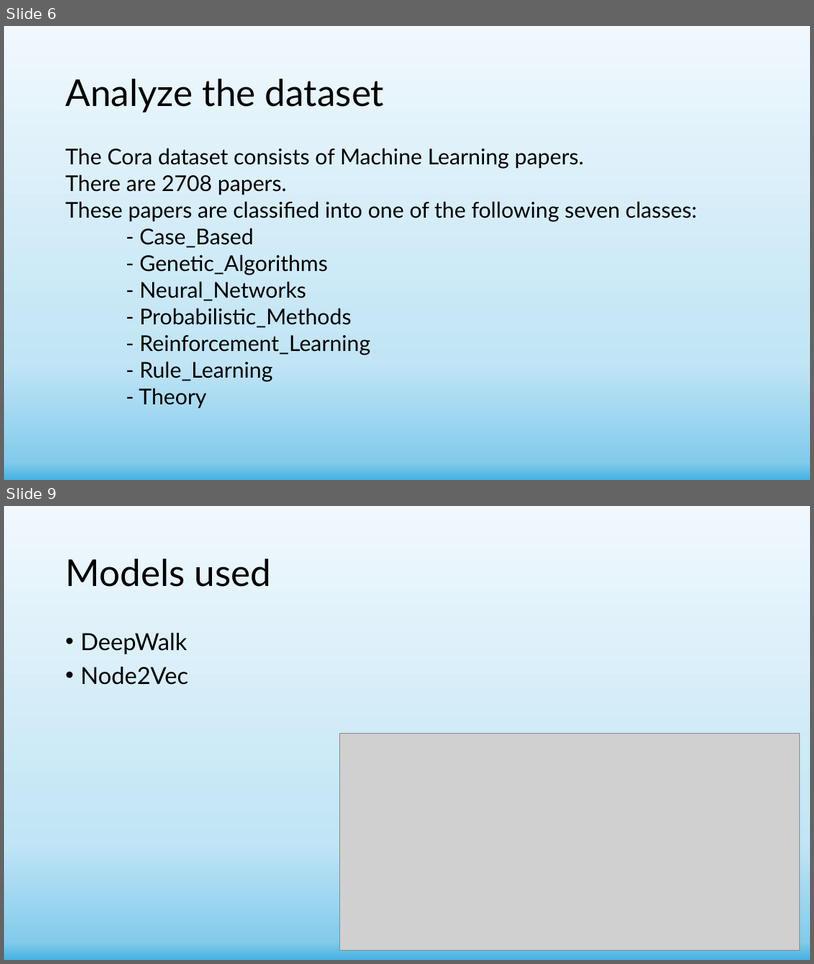
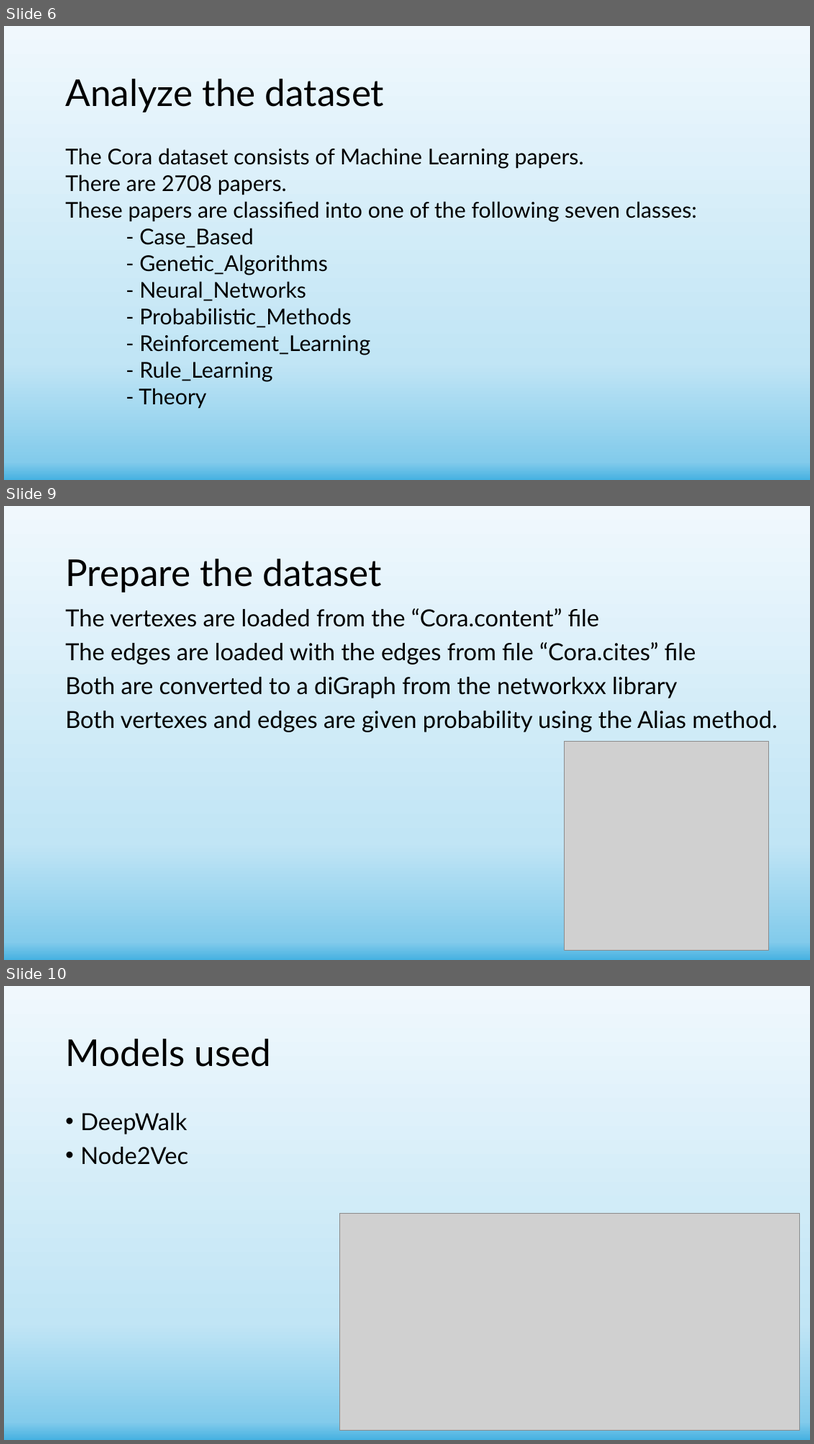
Before and after one commit to shachar700/Graph-Embedding, a slide deck: doc/Graph-Embedding Presentation.pptx. Shown one above the other, each under a label of ours: slides 6 and 9 before the commit, slides 6, 9 and 10 after it; the slides between them are not shown. The pictures are 814x964 and 814x1444 pixels, drawn with LibreOffice and Linux fonts; fonts in the diff are those of the drawing; grey boxes stand for pictures. Boxes give left, top, right and bottom in pixels: in the first picture for what was removed or moved away, otherwise in the second. Text is boxed around its words. In the diff, an @@ line names an element or a change of style, - is before the commit and + after.

```diff
--- a/doc/Graph-Embedding Presentation.pptx
+++ b/doc/Graph-Embedding Presentation.pptx
@@ slide 9 added at box(4, 506, 810, 960), background gradient #F0F8FD to #C1E5F5 to #83CBEB to #46B1E1 @@
@@ title added at box(65, 559, 382, 592), 44 pt, text #000000 @@
+Prepare the dataset
@@ text added at box(65, 608, 777, 732), 28 pt, text #000000 @@
+The vertexes are loaded from the “Cora.content” file
+The edges are loaded with the edges from file “Cora.cites” file
+Both are converted to a diGraph from the networkxx library
+Both vertexes and edges are given probability using the Alias method.
@@ picture added at box(564, 741, 769, 951) @@
@@ what was slide 9 is now slide 10 @@
```
Also in this commit, not shown: 5 slides changed, 1 other slide added, 9 other files.
